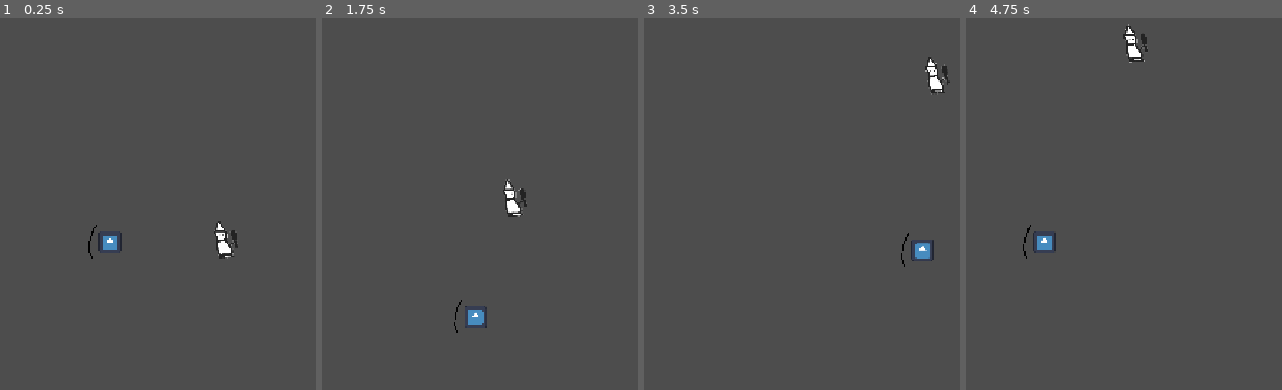
Above: before the commit, frames 1-4 (left to right).
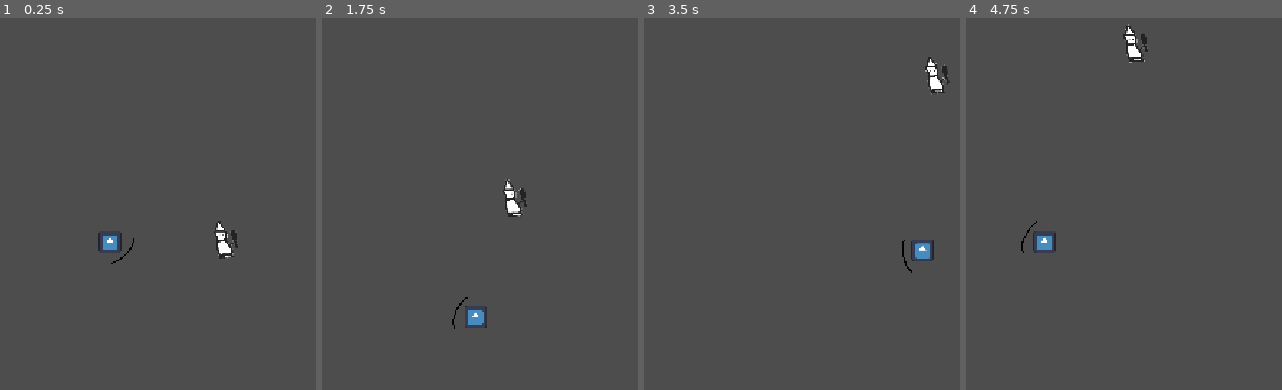
Above: after the commit, the same moments.

Repository: Tylerr-D/bonc
Game: Godot game, scene res://main.tscn
Same seed, same stepped clock (60 frames per second), same inputs: the game is played once before the commit and once after it. The engine's default icon, where the game draws it, is replaced by a stand-in: a white triangle on a blue panel in a dark square.
Inputs (mouse positions are in pixels of both pictures, inside the frame that each line leads up to):
- Up to frame 1 (0.25 s): no input
- Up to frame 2 (1.75 s): move the mouse to (609, 218) at 0.52 s; hold D (move_right) 0.53-1.28 s; move the mouse to (outside the picture) at 1.27 s; hold S (move_down) from 1.28 s (still down)
- Up to frame 3 (3.5 s): move the mouse to (833, 144) at 2.02 s; release S (move_down) at 2.03 s; hold D (move_right) 2.03-2.78 s; move the mouse to (713, 330) at 2.77 s; hold W (move_up) from 2.78 s (still down)
- Up to frame 4 (4.75 s): move the mouse to (outside the picture) at 3.52 s; release W (move_up) at 3.53 s; hold A (move_left) from 3.53 s (still down); move the mouse to (outside the picture) at 4.27 s

The runs differ from the first frame. In frame 1, less than 0.1% of the frame differs, in the area x 27-43%, y 55-67%; in frame 2, less than 0.1%; in frame 3, less than 0.1%; in frame 4, less than 0.1%.

Commit message:
shield moves with mouse

Diff:
--- a/player.gd
+++ b/player.gd
@@ -6,3 +6,8 @@
 	# bleh
 	velocity = Input.get_vector("move_left", "move_right", "move_up", "move_down") * speed
 	move_and_slide()
+
+# website used for this - https://docs.godotengine.org/en/stable/tutorials/2d/2d_movement.html
+
+	$ShieldPivot.look_at(get_global_mouse_position())
+	$ShieldPivot.rotate(PI)
--- a/player.tscn
+++ b/player.tscn
@@ -16,7 +16,9 @@
 [node name="CollisionShape2D" type="CollisionShape2D" parent="." unique_id=146804424]
 shape = SubResource("RectangleShape2D_player")
 
-[node name="Shield" type="Line2D" parent="." unique_id=1218419070]
+[node name="ShieldPivot" type="Node2D" parent="." unique_id=820856167]
+
+[node name="Shield" type="Line2D" parent="ShieldPivot" unique_id=1218419070]
 position = Vector2(-26, 0)
 points = PackedVector2Array(7, -24, 4, -21, 0, -12, -3, -2, -4, 12, -2, 18, 1, 24)
 width = 2.0
